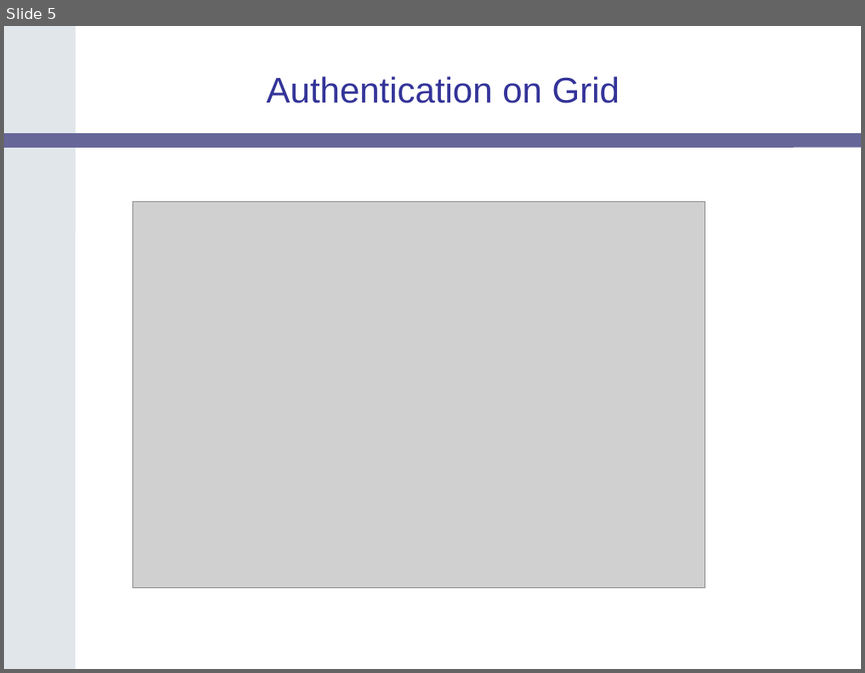
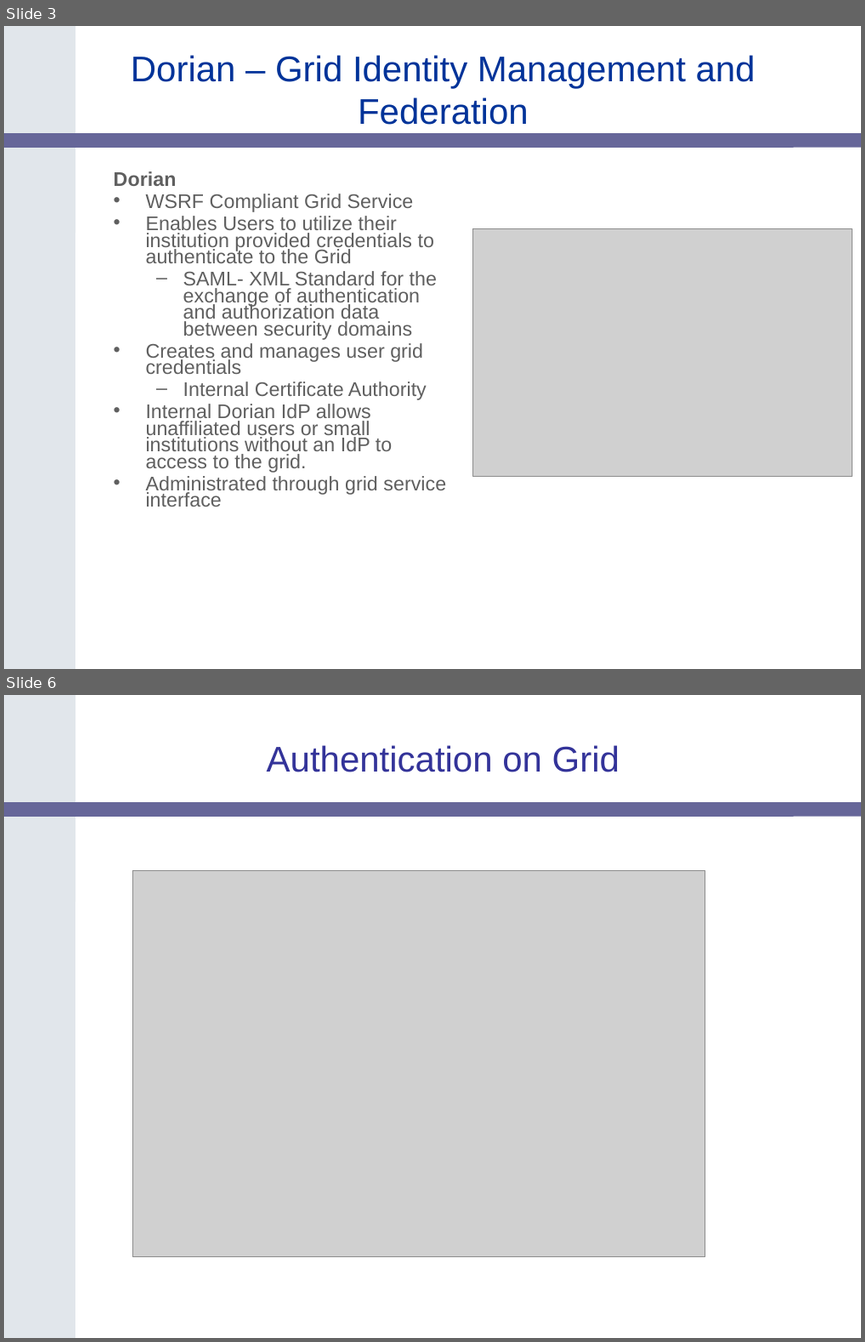
Before and after one commit to NCIP/cagrid-portal, a slide deck: cagrid-1-0/Documentation/presentations/imf-wg/IDP_Design.ppt. Shown one above the other, each under a label of ours: slide 5 before the commit, slides 3 and 6 after it; the slides between them are not shown. The pictures are 865x673 and 865x1342 pixels, drawn with LibreOffice and Linux fonts; fonts in the diff are those of the drawing; grey boxes stand for pictures; background and template pictures are left out. Boxes give left, top, right and bottom in pixels: in the first picture for what was removed or moved away, otherwise in the second. Text is boxed around its words. In the diff, an @@ line names an element or a change of style, - is before the commit and + after.

```diff
--- a/cagrid-1-0/Documentation/presentations/imf-wg/IDP_Design.ppt
+++ b/cagrid-1-0/Documentation/presentations/imf-wg/IDP_Design.ppt
@@ slide 3 added at (4,26,861,669), background #FFFFFF; not listed: 2 template elements that a slide beside it also shows @@
@@ title added at (131,55,755,125), 30 pt, text #003399 @@
+Dorian – Grid Identity Management and Federation
@@ text added at (114,171,446,506), 16.6 pt, text #5F5F5F @@
+Dorian
+• WSRF Compliant Grid Service
+• Enables Users to utilize their institution provided credentials to authenticate to the Grid
+  – SAML- XML Standard for the exchange of authentication and authorization data between security domains
+• Creates and manages user grid credentials
+  – Internal Certificate Authority
+• Internal Dorian IdP allows unaffiliated users or small institutions without an IdP to access to the grid.
+• Administrated through grid service interface
@@ picture added at (472,229,851,476) @@
@@ what was slide 5 is now slide 6 @@
```
Also in this commit, not shown: 3 slides changed, 1 other slide added, 1 slide removed.
